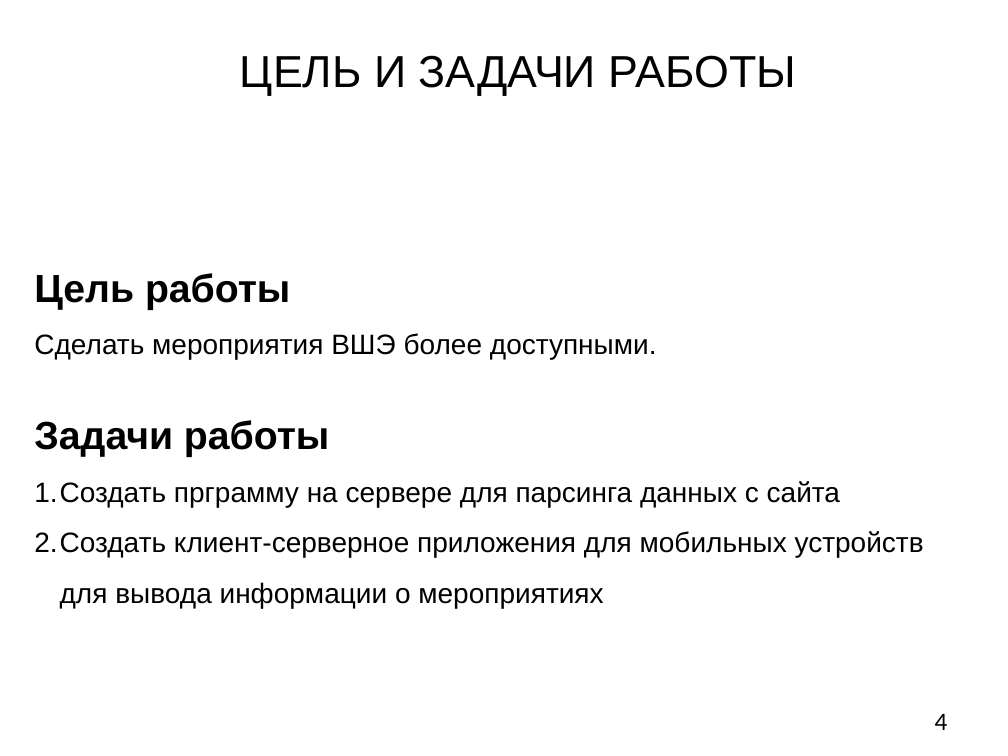
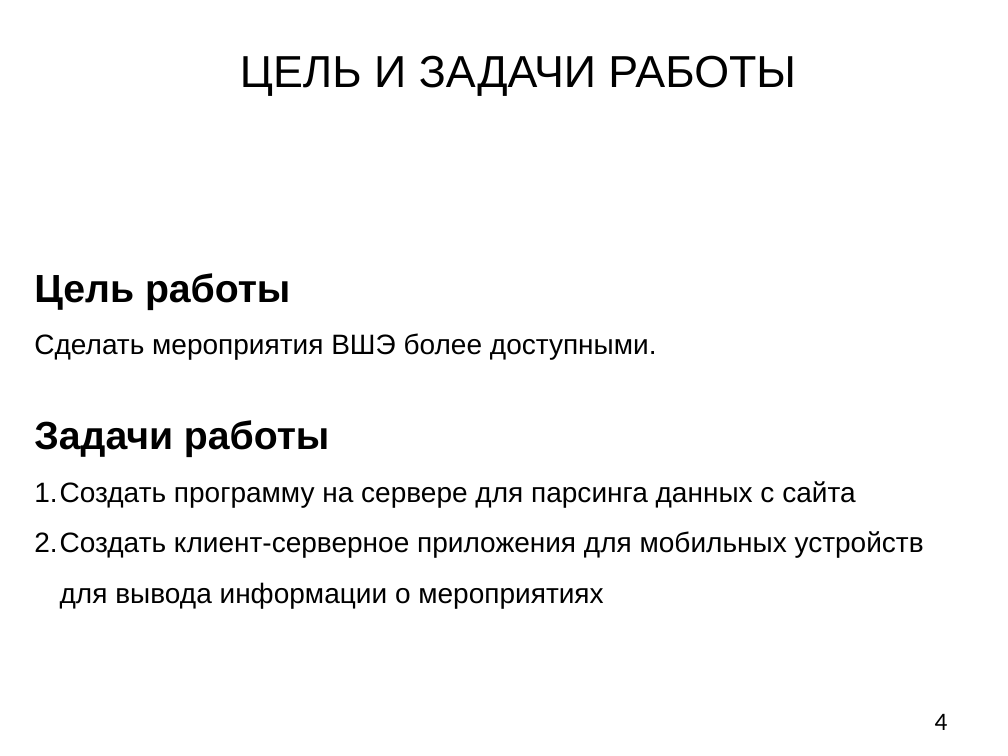
Before and after one commit to M2000h/HSE-APP, a slide deck: slide 4 of Презентация.pptx. Drawn at 1008x756 pixels with LibreOffice and Linux fonts; fonts in the diff are those of the drawing; background and template pictures are left out. Boxes give left, top, right and bottom in pixels: in the first picture for what was removed or moved away, otherwise in the second. Text is boxed around its words. In the diff, an @@ line names an element or a change of style, - is before the commit and + after.

```diff
--- a/Презентация.pptx
+++ b/Презентация.pptx
@@ text at (34,481,855,507): text changed @@
-1. Создать прграмму на сервере для парсинга данных с сайта
+1. Создать программу на сервере для парсинга данных с сайта
```
Also in this commit, not shown: 8 other slides changed, 1 slide added, 3 slides removed.
